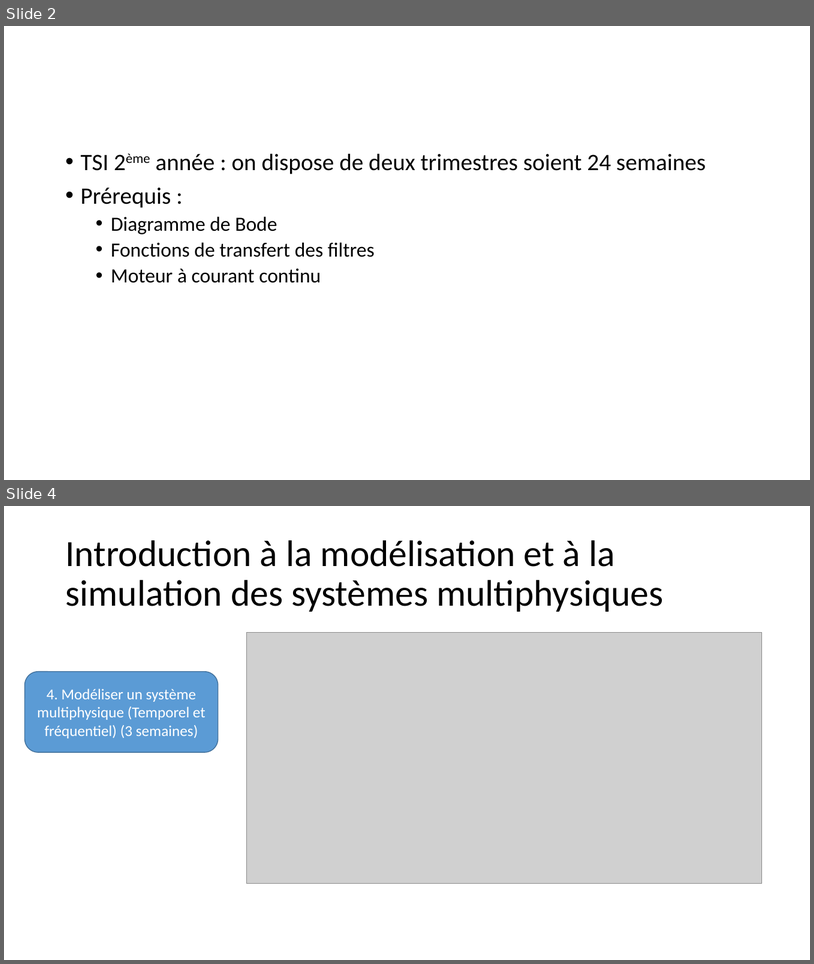
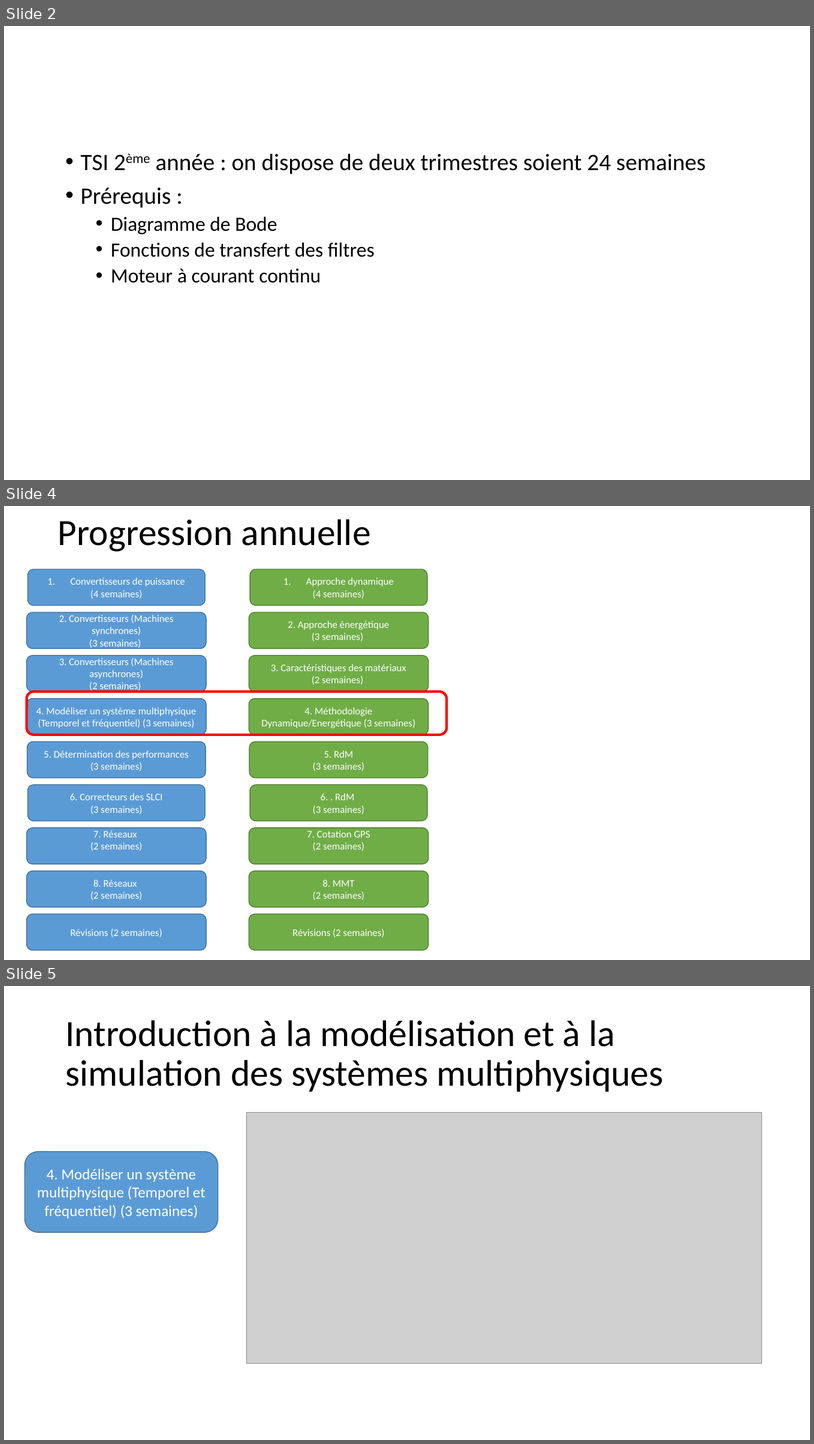
Before and after one commit to xpessoles/Preparation_Agregation, a slide deck: Exemples_TP_Pedagogie/SLCI_TSI2.pptx. Shown one above the other, each under a label of ours: slides 2 and 4 before the commit, slides 2, 4 and 5 after it; the slides between them are not shown. The pictures are 814x964 and 814x1444 pixels, drawn with LibreOffice and Linux fonts; fonts in the diff are those of the drawing; grey boxes stand for pictures. Boxes give left, top, right and bottom in pixels: in the first picture for what was removed or moved away, otherwise in the second. Text is boxed around its words. In the diff, an @@ line names an element or a change of style, - is before the commit and + after.

```diff
--- a/Exemples_TP_Pedagogie/SLCI_TSI2.pptx
+++ b/Exemples_TP_Pedagogie/SLCI_TSI2.pptx
@@ slide 4 added at (4, 506, 810, 960), background #FFFFFF @@
@@ title added at (58, 519, 371, 552), 44 pt, text #000000 @@
+Progression annuelle
@@ rounded rectangle added at (27, 569, 205, 605), fill #5B9BD5, outline #43739E 1 pt, 12 pt, text #FFFFFF @@
+1. Convertisseurs de puissance
+(4 semaines)
@@ rounded rectangle added at (250, 569, 428, 605), fill #70AD47, outline #538035 1 pt, 12 pt, text #FFFFFF @@
+1. Approche dynamique
+(4 semaines)
@@ rounded rectangle added at (26, 612, 206, 649), fill #5B9BD5, outline #43739E 1 pt, 12 pt, text #FFFFFF @@
+2. Convertisseurs (Machines synchrones)
+(3 semaines)
@@ rounded rectangle added at (249, 612, 429, 649), fill #70AD47, outline #538035 1 pt, 12 pt, text #FFFFFF @@
+2. Approche énergétique
+(3 semaines)
@@ rounded rectangle added at (26, 655, 206, 692), fill #5B9BD5, outline #43739E 1 pt, 12 pt, text #FFFFFF @@
+3. Convertisseurs (Machines asynchrones)
+(2 semaines)
@@ rounded rectangle added at (249, 655, 429, 692), fill #70AD47, outline #538035 1 pt, 12 pt, text #FFFFFF @@
+3. Caractéristiques des matériaux
+(2 semaines)
@@ rounded rectangle added at (26, 699, 206, 735), fill #5B9BD5, outline #43739E 1 pt, 12 pt, text #FFFFFF @@
+4. Modéliser un système multiphysique (Temporel et fréquentiel) (3 semaines)
@@ rounded rectangle added at (26, 692, 447, 735), outline #FF0000 3 pt @@
@@ rounded rectangle added at (249, 699, 429, 735), fill #70AD47, outline #538035 1 pt, 12 pt, text #FFFFFF @@
+4. Méthodologie Dynamique/Energétique (3 semaines)
@@ rounded rectangle added at (27, 741, 206, 778), fill #5B9BD5, outline #43739E 1 pt, 12 pt, text #FFFFFF @@
+5. Détermination des performances
+(3 semaines)
@@ rounded rectangle added at (249, 741, 428, 778), fill #70AD47, outline #538035 1 pt, 12 pt, text #FFFFFF @@
+5. RdM
+(3 semaines)
@@ rounded rectangle added at (27, 784, 205, 820), fill #5B9BD5, outline #43739E 1 pt, 12 pt, text #FFFFFF @@
+6. Correcteurs des SLCI
+(3 semaines)
@@ rounded rectangle added at (250, 784, 428, 820), fill #70AD47, outline #538035 1 pt, 12 pt, text #FFFFFF @@
+6. . RdM
+(3 semaines)
@@ rounded rectangle added at (26, 828, 206, 864), fill #5B9BD5, outline #43739E 1 pt, 12 pt, text #FFFFFF @@
+7. Réseaux
+(2 semaines)
@@ rounded rectangle added at (249, 828, 429, 864), fill #70AD47, outline #538035 1 pt, 12 pt, text #FFFFFF @@
+7. Cotation GPS
+(2 semaines)
@@ rounded rectangle added at (26, 871, 206, 907), fill #5B9BD5, outline #43739E 1 pt, 12 pt, text #FFFFFF @@
+8. Réseaux
+(2 semaines)
@@ rounded rectangle added at (249, 871, 429, 907), fill #70AD47, outline #538035 1 pt, 12 pt, text #FFFFFF @@
+8. MMT
+(2 semaines)
@@ rounded rectangle added at (26, 914, 206, 950), fill #5B9BD5, outline #43739E 1 pt, 12 pt, text #FFFFFF @@
+Révisions (2 semaines)
@@ rounded rectangle added at (249, 914, 429, 950), fill #70AD47, outline #538035 1 pt, 12 pt, text #FFFFFF @@
+Révisions (2 semaines)
@@ what was slide 4 is now slide 5 @@
```
Also in this commit, not shown: 1 slide changed, 1 other file.
